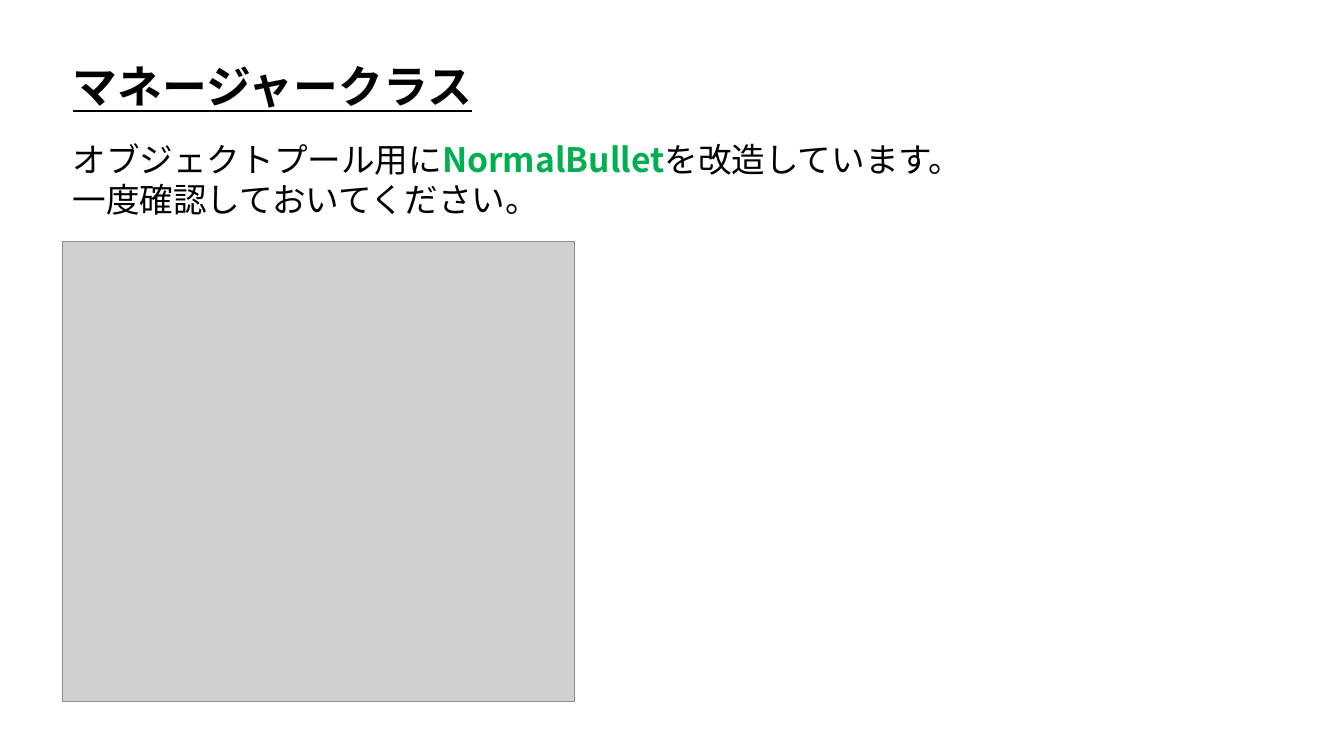
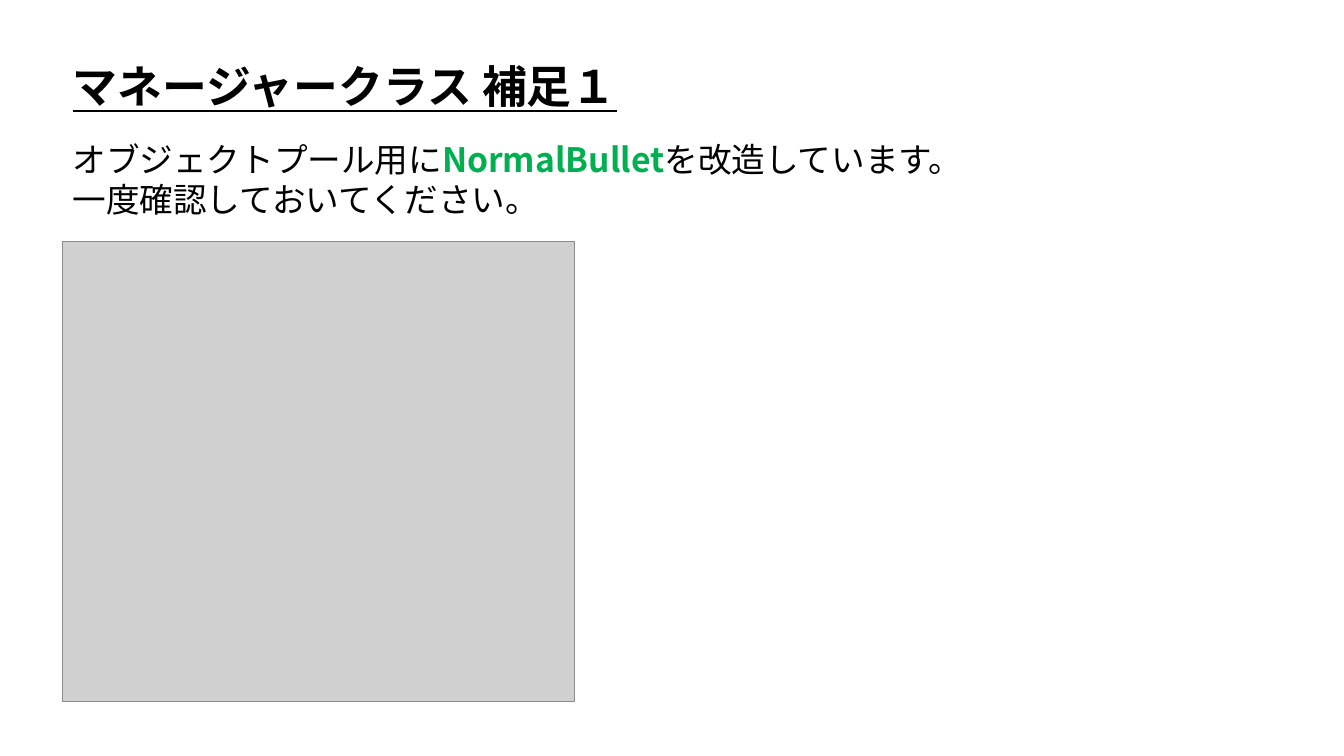
Before and after one commit to ArakiYusuke-Ohara/Textbook, a slide deck: slide 7 of ゲーム科3年/00_前期/ゲームエンジンⅤ/10_マネージャークラス.pptx (slide 8 before the commit). Drawn at 1344x756 pixels with LibreOffice and Linux fonts; fonts in the diff are those of the drawing; grey boxes stand for pictures. Boxes give left, top, right and bottom in pixels: in the first picture for what was removed or moved away, otherwise in the second. Text is boxed around its words. In the diff, an @@ line names an element or a change of style, - is before the commit and + after.

Commit message:
マネージャークラスを一新

```diff
--- a/ゲーム科3年/00_前期/ゲームエンジンⅤ/10_マネージャークラス.pptx
+++ b/ゲーム科3年/00_前期/ゲームエンジンⅤ/10_マネージャークラス.pptx
@@ text at (x1=73, y1=65, x2=616, y2=112): text changed @@
-マネージャークラス
+マネージャークラス 補足１
```
Also in this commit, not shown: 4 other slides changed, 2 slides added, 2 slides removed, 8 other files.
